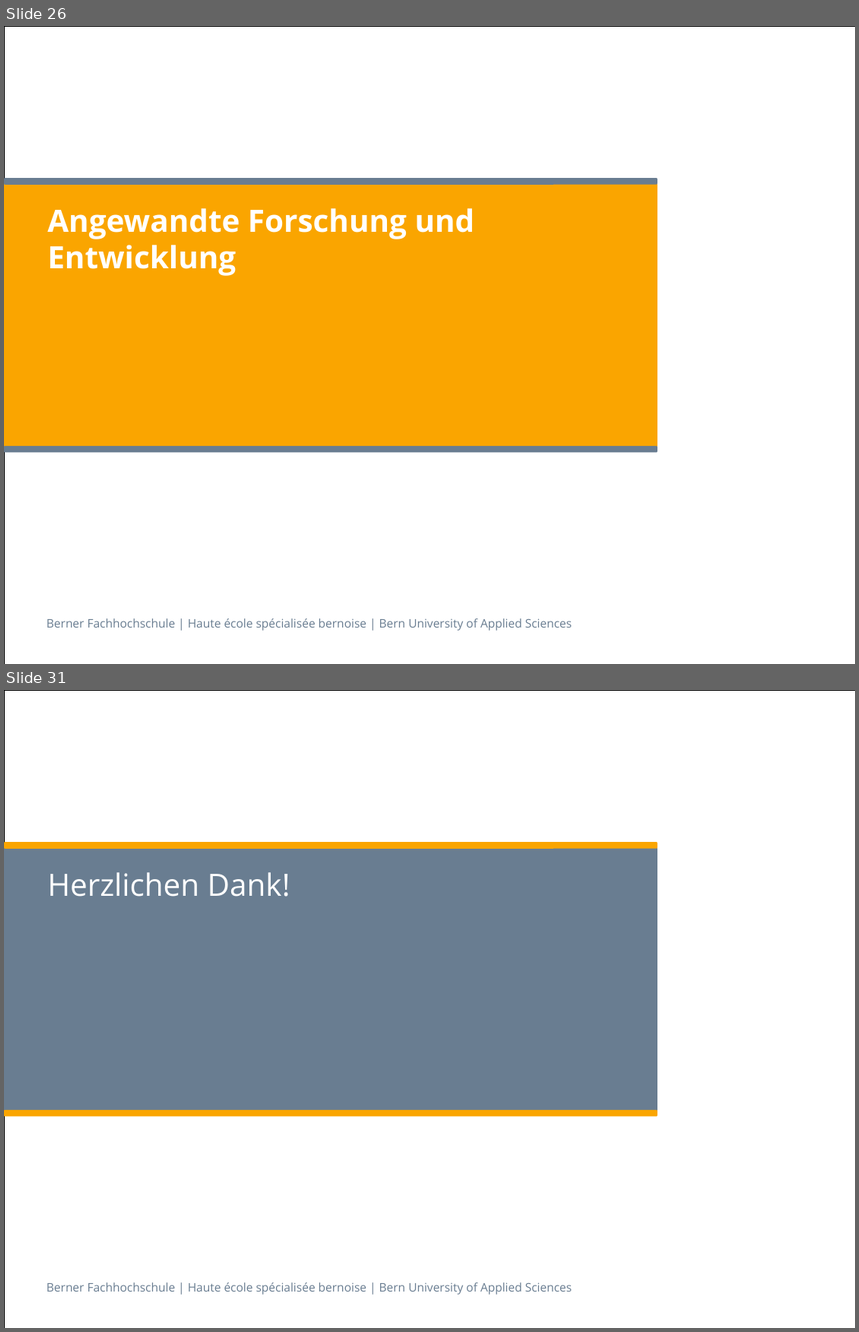
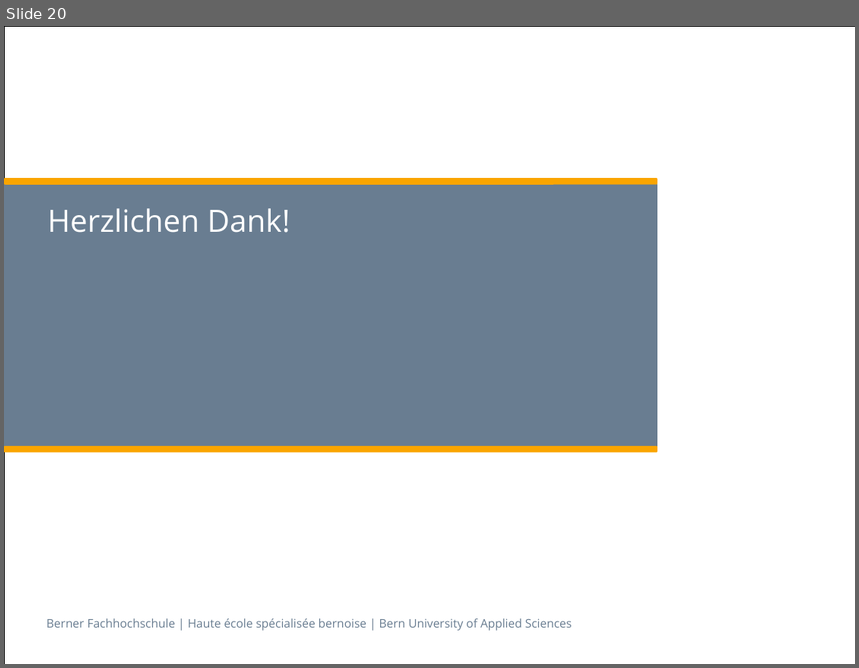
Before and after one commit to swisszeni/ch.bfh.btx8081.w2014.red, a slide deck: doc/finalPresentation/Praesentation_BFH_2013 copy.pptx. Shown one above the other, each under a label of ours: slides 26 and 31 before the commit, slide 20 after it; the slides between them are not shown. The pictures are 859x1332 and 859x668 pixels, drawn with LibreOffice and Linux fonts; fonts in the diff are those of the drawing. Boxes give left, top, right and bottom in pixels: in the first picture for what was removed or moved away, otherwise in the second. Text is boxed around its words. In the diff, an @@ line names an element or a change of style, - is before the commit and + after.

```diff
--- a/doc/finalPresentation/Praesentation_BFH_2013 copy.pptx
+++ b/doc/finalPresentation/Praesentation_BFH_2013 copy.pptx
@@ slide 26 removed at (4, 26, 855, 664), background #FFFFFF; not listed: 2 template elements that a slide beside it also shows @@
@@ rounded rectangle removed at (4, 181, 658, 449) @@
@@ rounded rectangle removed at (4, 178, 658, 185) @@
@@ title removed at (47, 208, 475, 276) @@
-Angewandte Forschung und Entwicklung
@@ rounded rectangle removed at (4, 446, 658, 453) @@
@@ what was slide 31 is now slide 20 @@
```
Also in this commit, not shown: 2 slides changed, 16 slides added, 26 other slides removed.
